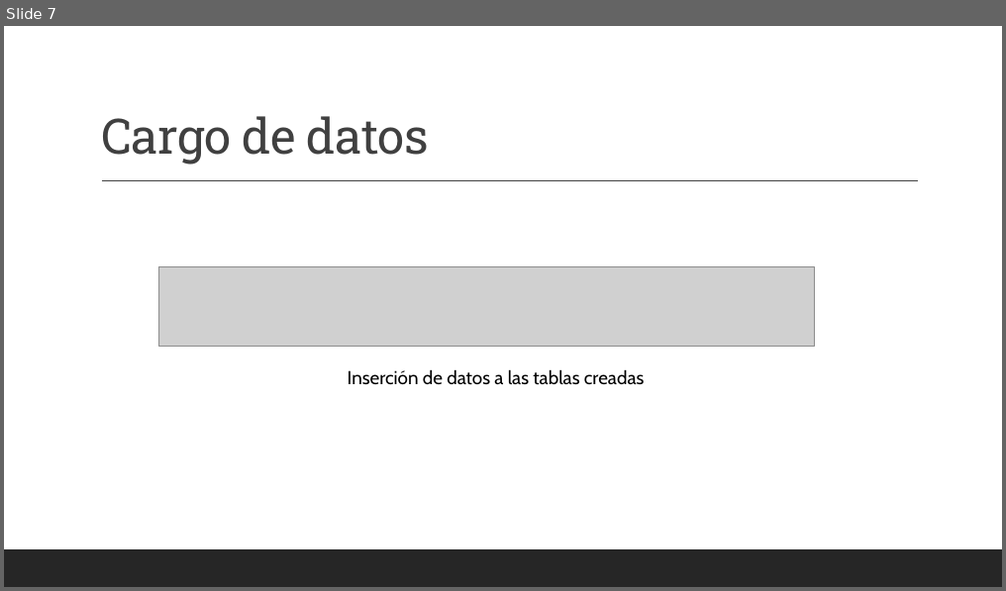
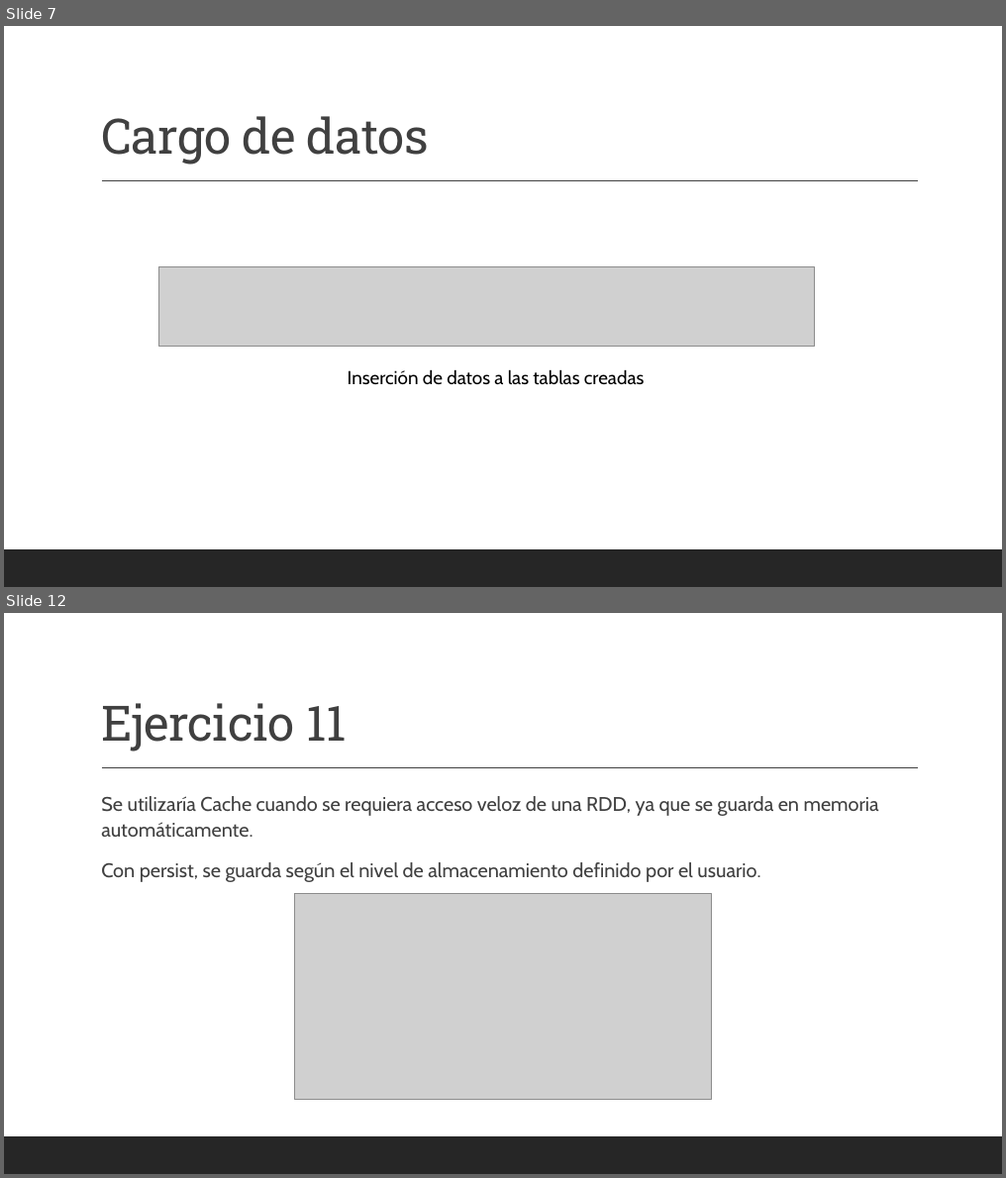
Before and after one commit to Estremadoyro/indra-ejercicio-viajes, a slide deck: Air-Tribu.pptx. Shown one above the other, each under a label of ours: slide 7 before the commit, slides 7 and 12 after it; the slides between them are not shown. The pictures are 1006x591 and 1006x1178 pixels, drawn with LibreOffice and Linux fonts; fonts in the diff are those of the drawing; grey boxes stand for pictures. Boxes give left, top, right and bottom in pixels: in the first picture for what was removed or moved away, otherwise in the second. Text is boxed around its words. In the diff, an @@ line names an element or a change of style, - is before the commit and + after.

Commit message:
hasta ejercicio 14

```diff
--- a/Air-Tribu.pptx
+++ b/Air-Tribu.pptx
@@ slide 12 added at (4,613,1002,1174), background #FFFFFF; not listed: 2 template elements that a slide beside it also shows @@
@@ title added at (101,703,346,752), 47 pt, text #404040 @@
+Ejercicio 11
@@ text added at (101,796,879,882), 19 pt, text #404040 @@
+  Se utilizaría Cache cuando se requiera acceso veloz de una RDD, ya que se guarda en memoria automáticamente.
+  Con persist, se guarda según el nivel de almacenamiento definido por el usuario.
@@ picture added at (295,894,712,1100) @@
```
Also in this commit, not shown: 1 slide changed, 7 other slides added, 2 other files.
